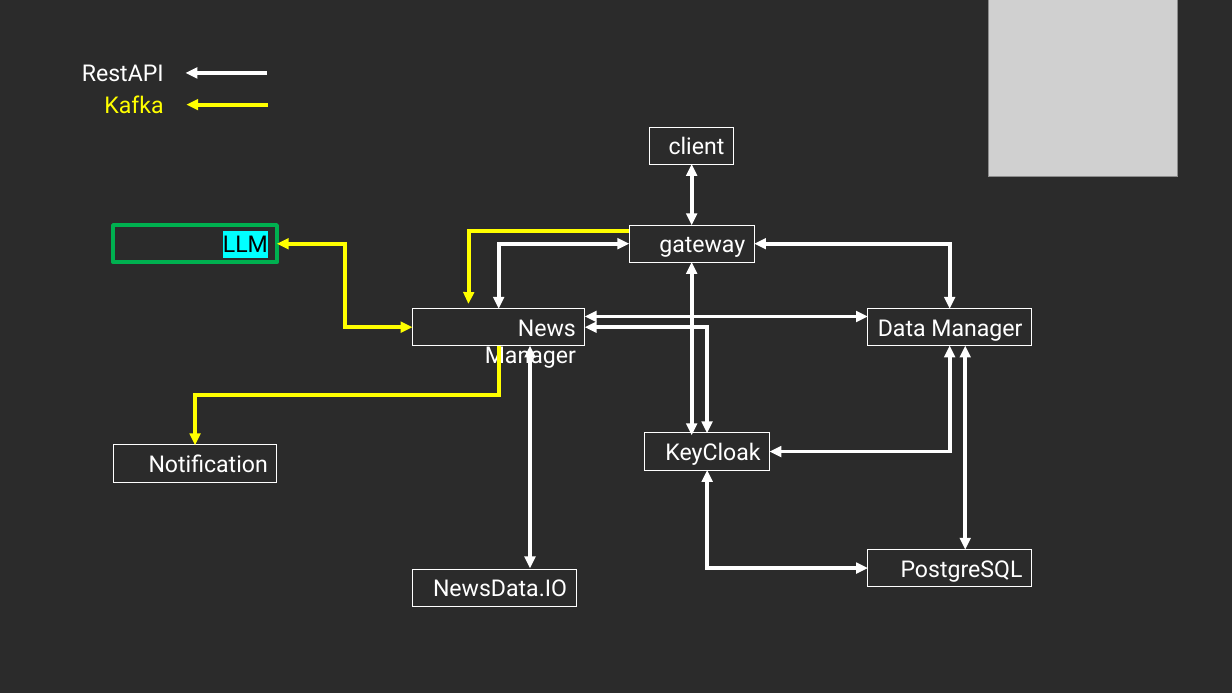
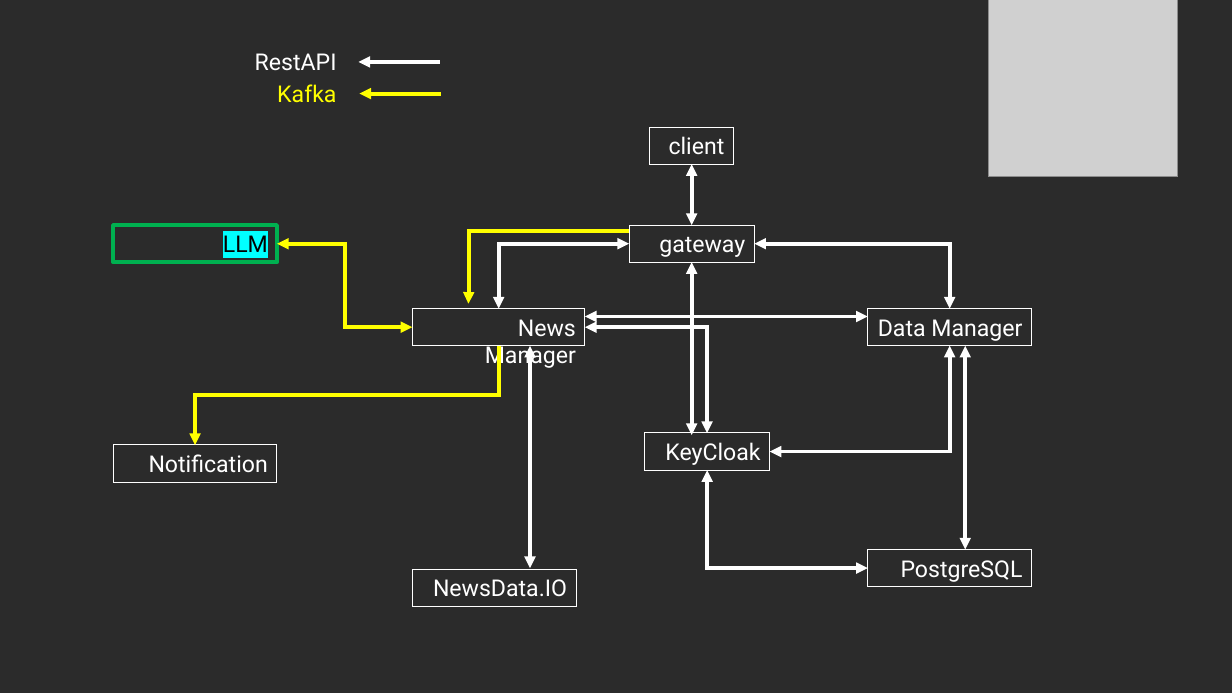
Before and after one commit to ohhanadavid/news-ai, a slide deck: slide 9 of מצגת.pptx (slide 8 before the commit). Drawn at 1232x693 pixels with LibreOffice and Linux fonts; fonts in the diff are those of the drawing; grey boxes stand for pictures; background and template pictures are left out; a plain dark background stands for a picture behind light text. Boxes give left, top, right and bottom in pixels: in the first picture for what was removed or moved away, otherwise in the second. Text is boxed around its words. In the diff, an @@ line names an element or a change of style, - is before the commit and + after.

```diff
--- a/מצגת.pptx
+++ b/מצגת.pptx
@@ text "RestAPI": place and size @@
-text "RestAPI" at (82,64,164,81)
+text "RestAPI" at (255,53,337,70)
@@ text "Kafka": place and size @@
-text "Kafka" at (104,95,163,113)
+text "Kafka" at (277,84,336,102)
@@ arrow moved from (267, 73) - (186, 73) to (440, 62) - (359, 62) @@
@@ arrow moved from (268, 104) - (187, 104) to (441, 93) - (360, 93) @@
```
Also in this commit, not shown: 6 other slides changed, 26 other files.
